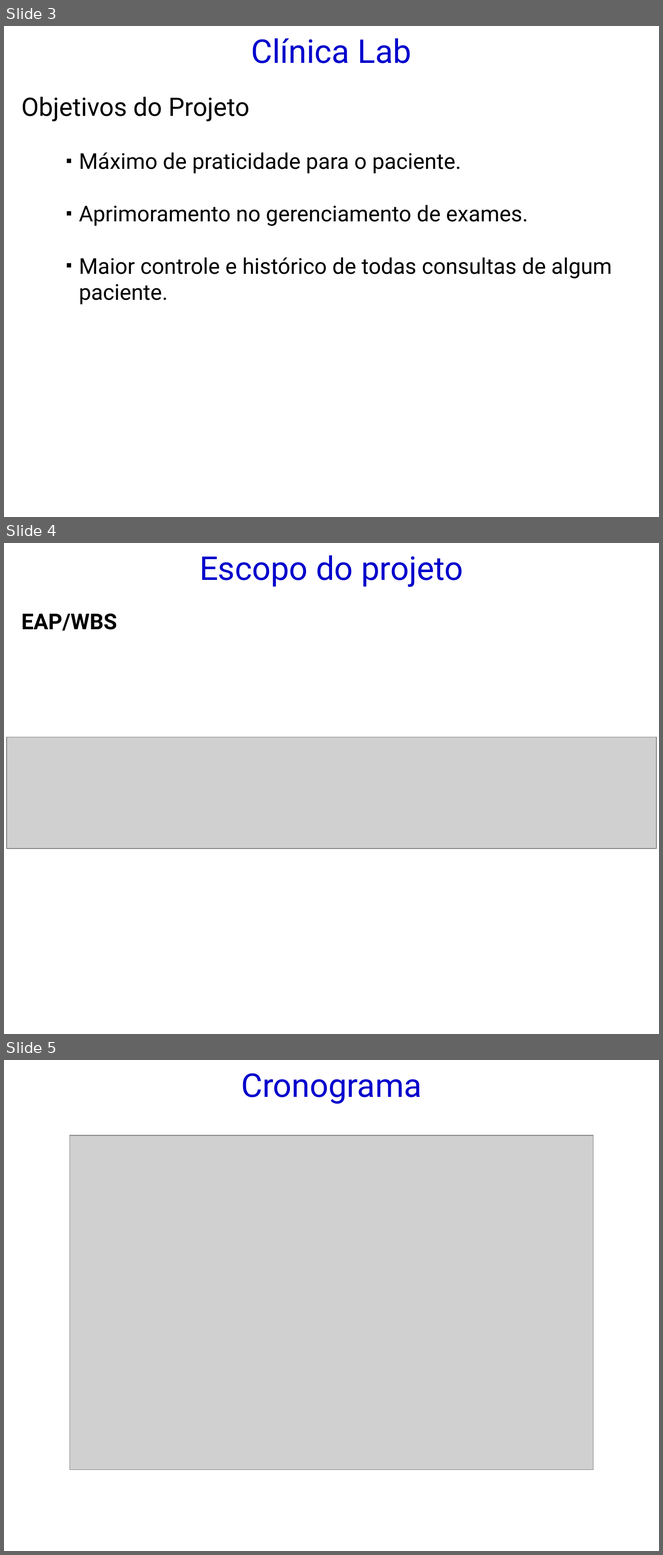
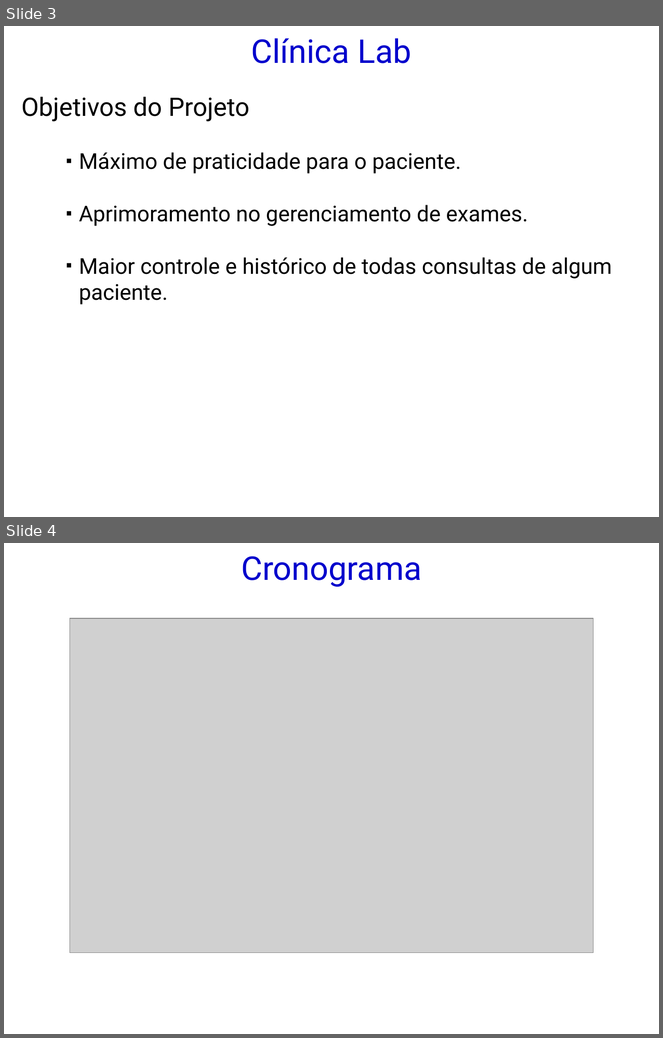
Before and after one commit to kokmz/TCCHUE, a slide deck: GPS_2014_Modelo de Apresentação_Entrega 2.pptx. Shown one above the other, each under a label of ours: slides 3, 4 and 5 before the commit, slides 3 and 4 after it. The pictures are 663x1555 and 663x1038 pixels, drawn with LibreOffice and Linux fonts; fonts in the diff are those of the drawing; grey boxes stand for pictures; background and template pictures are left out. Boxes give left, top, right and bottom in pixels: in the first picture for what was removed or moved away, otherwise in the second. Text is boxed around its words. In the diff, an @@ line names an element or a change of style, - is before the commit and + after.

```diff
--- a/GPS_2014_Modelo de Apresentação_Entrega 2.pptx
+++ b/GPS_2014_Modelo de Apresentação_Entrega 2.pptx
@@ slide 4 removed at [4, 543, 659, 1034], background picture (left out) @@
@@ title removed at [200, 555, 463, 587] @@
-Escopo do projeto
@@ text removed at [21, 613, 117, 631] @@
-  EAP/WBS
@@ picture removed at [7, 737, 657, 848] @@
@@ what was slide 5 is now slide 4 @@
```
Also in this commit, not shown: 2 other files.
